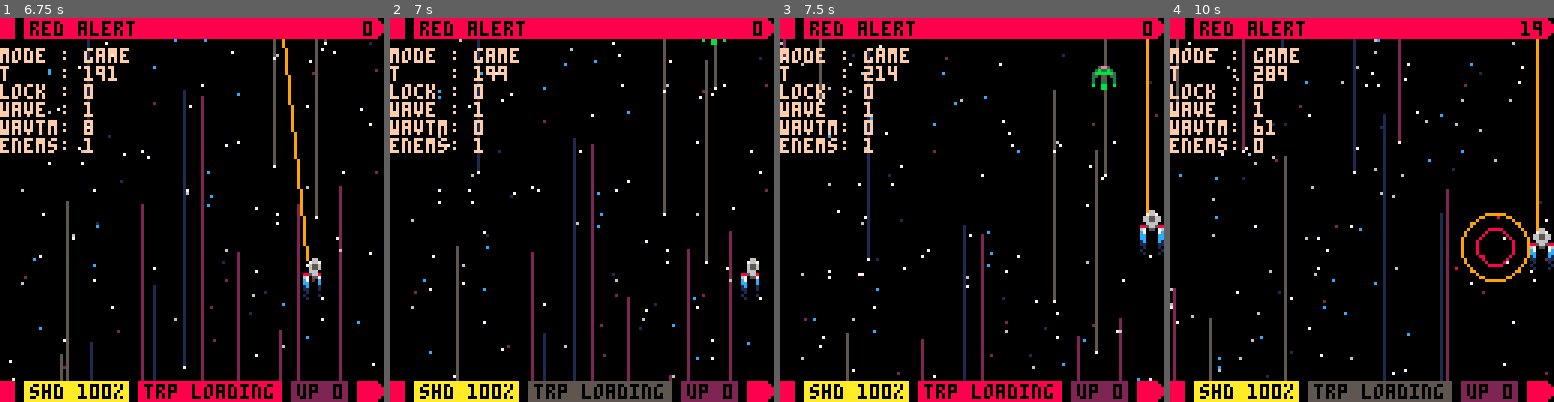
Above: before the commit, frames 1-4 (left to right).
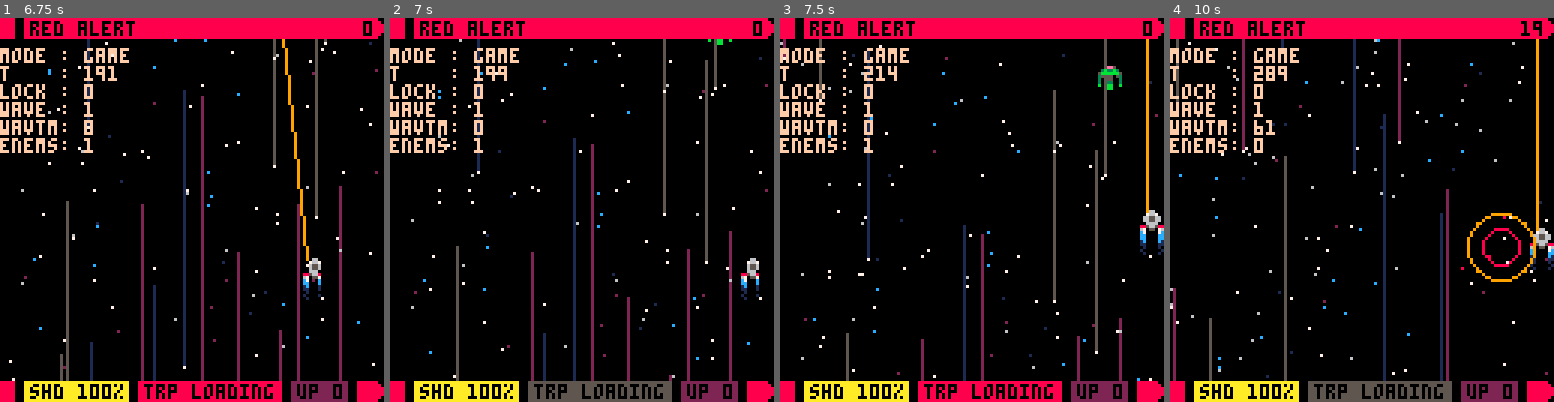
Above: after the commit, the same moments.

Repository: fab-industries/red-alert
Game: PICO-8 cartridge redalert.p8
Same seed, same stepped clock (60 frames per second), same inputs: the game is played once before the commit and once after it.
Inputs:
- Up to frame 1 (6.75 s): tap X (X key) at 0.33, 1.07, 1.85, 2.97, 4.08, 5.2, 6.32 s; tap O (Z key) at 0.7, 1.7, 2.1, 2.5, 2.9, 3.3, 3.7, 4.1, 4.5, 4.9, 5.3, 5.7, 6.1, 6.5 s; hold Right 1.6-2.1 s; hold Up 2.15-2.42 s; hold Right 2.47-3.03 s; hold Left 3.08-3.58 s; hold Down 3.63-3.97 s; hold Right 4.02-4.68 s; hold Up 4.73-5.03 s; hold Left 5.08-5.68 s; hold Down 5.73-6.03 s; hold Right 6.08-6.58 s; hold Right from 6.63 s (still down)
- Up to frame 2 (7 s): keep holding Right; tap O (Z key) at 6.9 s
- Up to frame 3 (7.5 s): release Right at 7.13 s; hold Up 7.18-7.45 s; tap O (Z key) at 7.3 s; tap X (X key) at 7.43 s
- Up to frame 4 (10 s): hold Right 7.5-8.07 s; tap O (Z key) every 0.4 s from 7.7 to 9.7 s; hold Left 8.12-8.62 s; tap X (X key) at 8.55, 9.67 s; hold Down 8.67-9 s; hold Right 9.05-9.72 s; hold Up from 9.77 s (still down)

Frame 1 is identical in both runs. In frame 2, less than 0.1% of the frame differs, in the area x 81-90%, y 5-8%; in frame 3, 0.3%; in frame 4, 1.0%, in the area x 74-96%, y 50-69%.

Commit message:
Fixed enemy spacing, introduced formation

Diff:
--- a/redalert.p8
+++ b/redalert.p8
@@ -8,12 +8,8 @@
 
 todo:
 
- ❎ explosion effect on boss
-    hit (phs+torps)
+ ❎ fix enemy spacing (x)
  🅾️ enemy movement
- ❎ proper enemy waves / spawn
-    patterns
- 🅾️ fix enemy spacing (x)
  🅾️ hit effects for new enemies
  🅾️ enemy shooting
  🅾️ player shield mechanics
@@ -22,8 +18,9 @@
     pause menu with screenshot
     mode for cart img
  🅾️ music
-
-]]--
+ 🅾️ port to 60 fps
+
+]]
 
 function _init()
  version="0.01"
@@ -1281,6 +1278,7 @@
   myen.sprw=2
   myen.sprh=2
   myen.colpx=15
+  --myen.x-=7
   myen.ani={32,34,32,34}
  elseif entype=="aquilan" then
   myen.hp=4
@@ -1296,6 +1294,7 @@
   myen.sprw=2
   myen.sprh=2
   myen.colpx=15
+  myen.x-=7
   myen.ani={64,66,64,66}
  end
  add(wave,myen)
@@ -1305,22 +1304,22 @@
  local xords={}
  --[[
  defining spawn zones:
-  1: 13+rnd(25)
-  2: 38+rnd(25)
-  3: 63+rnd(25)
-  4: 88+rnd(25)
+  1: 11+rnd(25)
+  2: 37+rnd(25)
+  3: 64+rnd(25)
+  4: 90+rnd(25)
   ]]
  --one enemy
  if encount==1 then
   local zone=flr(rnd(4))+1
   if zone==1 then
-   xord=13+rnd(25)
+   xord=11+rnd(25)
   elseif zone==2 then
-   xord=38+rnd(25)
+   xord=37+rnd(25)
   elseif zone==3 then
-   xord=63+rnd(25)
+   xord=64+rnd(25)
   elseif zone==4 then
-   xord=88+rnd(25)
+   xord=90+rnd(25)
   end
   add(xords,xord)
  --two enemies
@@ -1333,22 +1332,22 @@
    goto zone_check
   end
   if zone1==1 then
-   xord1=13+rnd(25)
+   xord1=11+rnd(25)
   elseif zone1==2 then
-   xord1=38+rnd(25)
+   xord1=37+rnd(25)
   elseif zone1==3 then
-   xord1=63+rnd(25)
+   xord1=64+rnd(25)
   elseif zone1==4 then
-   xord1=88+rnd(25)
+   xord1=90+rnd(25)
   end
   if zone2==1 then
-   xord2=13+rnd(25)
+   xord2=11+rnd(25)
   elseif zone2==2 then
-   xord2=38+rnd(25)
+   xord2=37+rnd(25)
   elseif zone2==3 then
-   xord2=63+rnd(25)
+   xord2=64+rnd(25)
   elseif zone2==4 then
-   xord2=88+rnd(25)
+   xord2=90+rnd(25)
   end
   add(xords,xord1)
   add(xords,xord2)
@@ -1356,31 +1355,31 @@
  elseif encount==3 then
   local nozone=flr(rnd(4))+1
   if nozone==1 then
-   xord1=38+rnd(25)
-   xord2=63+rnd(25)
-   xord3=88+rnd(25)
+   xord1=37+rnd(25)
+   xord2=64+rnd(25)
+   xord3=90+rnd(25)
   elseif nozone==2 then
-   xord1=13+rnd(25)
-   xord2=63+rnd(25)
-   xord3=88+rnd(25)
+   xord1=11+rnd(25)
+   xord2=64+rnd(25)
+   xord3=90+rnd(25)
   elseif nozone==3 then
-   xord1=13+rnd(25)
-   xord2=38+rnd(25)
-   xord3=88+rnd(25)
+   xord1=11+rnd(25)
+   xord2=37+rnd(25)
+   xord3=90+rnd(25)
   elseif nozone==4 then
-   xord1=13+rnd(25)
-   xord2=38+rnd(25)
-   xord3=63+rnd(25)
+   xord1=11+rnd(25)
+   xord2=37+rnd(25)
+   xord3=64+rnd(25)
   end
   add(xords,xord1)
   add(xords,xord2)
   add(xords,xord3)
  --four enemies
  elseif encount==4 then
-  xord1=13+rnd(25)
-  xord2=38+rnd(25)
-  xord3=63+rnd(25)
-  xord4=88+rnd(25)
+  xord1=11+rnd(25)
+  xord2=37+rnd(25)
+  xord3=64+rnd(25)
+  xord4=90+rnd(25)
   add(xords,xord1)
   add(xords,xord2)
   add(xords,xord3)
@@ -1403,11 +1402,9 @@
   add_en(ens[2],-8,"tingan")
   add_en(ens[3],-8,"tingan")
  elseif wav_type=="ti-fleet" then
-  local ens=place_ens(4)
-  add_en(ens[1],-8,"tingan")
-  add_en(ens[2],-8,"tingan")
-  add_en(ens[3],-8,"ti-cruiser")
-  add_en(ens[4],-8,"tingan")
+  add_en(27,-8,"tingan")
+  add_en(55,-40,"ti-cruiser")
+  add_en(91,-8,"tingan")
  end
 end
 
